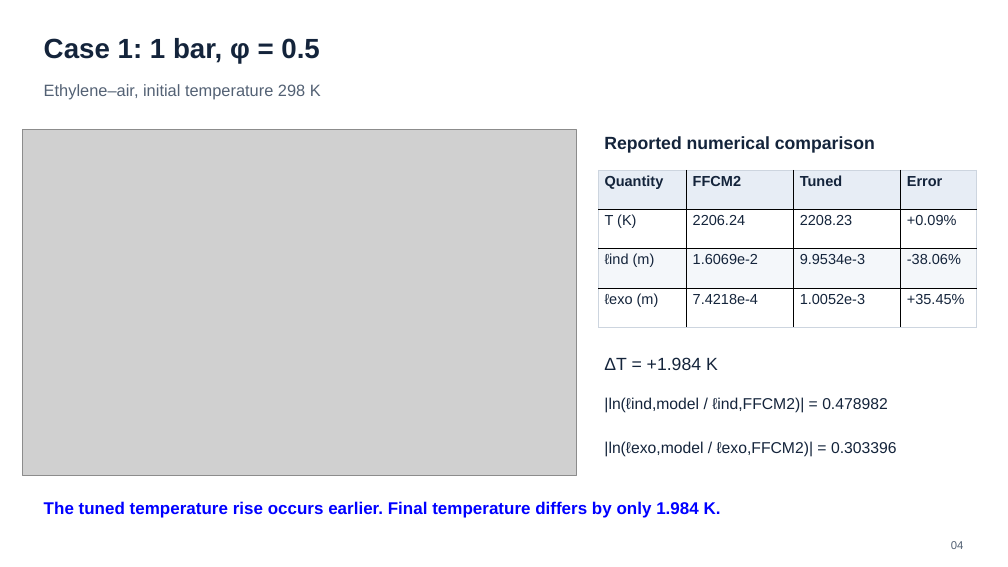
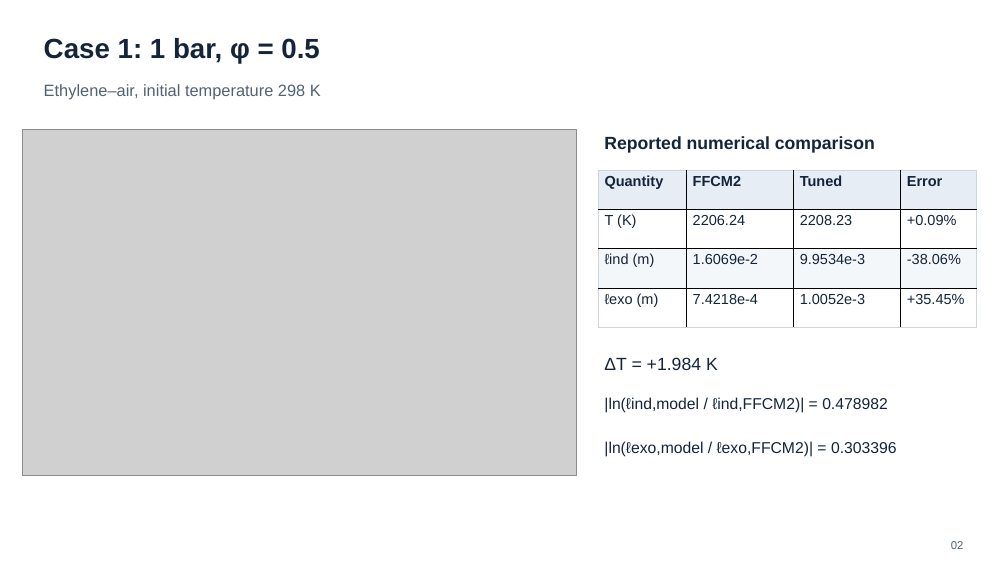
Before and after one commit to Boyuan-Yu-01/kinetic-model-tuning, a slide deck: slide 2 of example/ethylene_ZND/validate/znd_validation_12_cases.pptx (slide 4 before the commit). Drawn at 1008x567 pixels with LibreOffice and Linux fonts; fonts in the diff are those of the drawing; grey boxes stand for pictures. Boxes give left, top, right and bottom in pixels: in the first picture for what was removed or moved away, otherwise in the second. Text is boxed around its words. In the diff, an @@ line names an element or a change of style, - is before the commit and + after.

```diff
--- a/example/ethylene_ZND/validate/znd_validation_12_cases.pptx
+++ b/example/ethylene_ZND/validate/znd_validation_12_cases.pptx
@@ text removed at bbox=[44, 501, 721, 518] @@
-The tuned temperature rise occurs earlier. Final temperature differs by only 1.984 K.
@@ text at bbox=[951, 541, 964, 549]: text changed @@
-04
+02
```
Also in this commit, not shown: 12 other slides changed, 3 slides removed, 1 other file.
